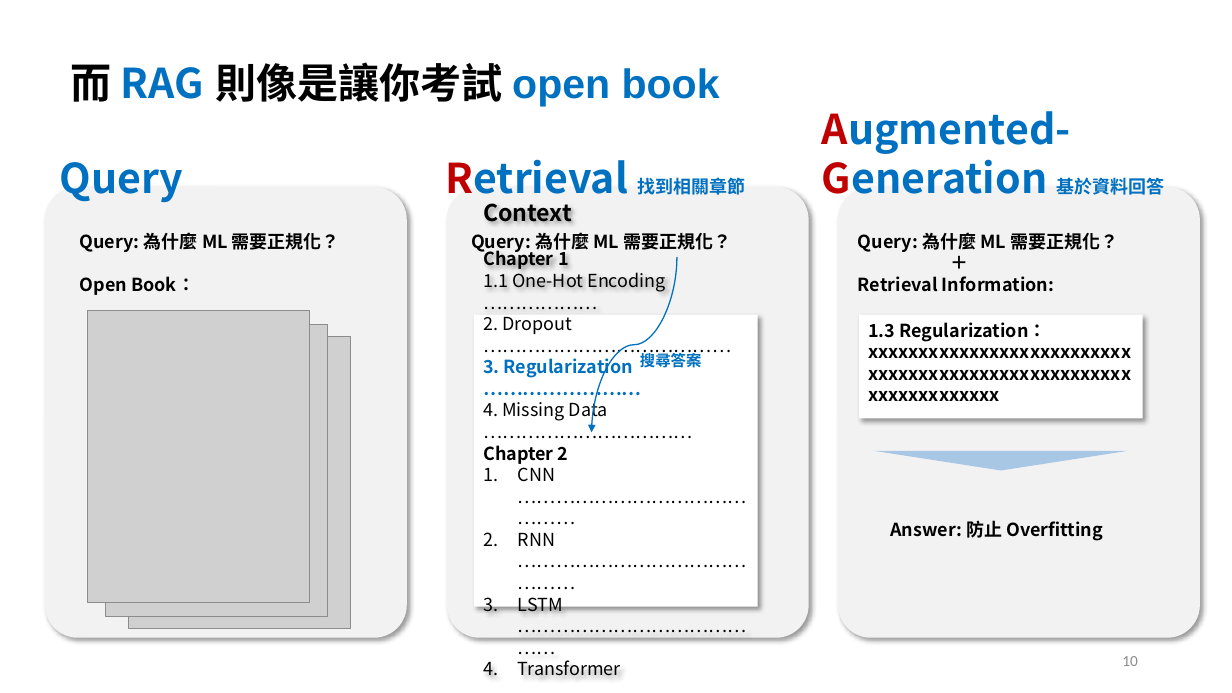
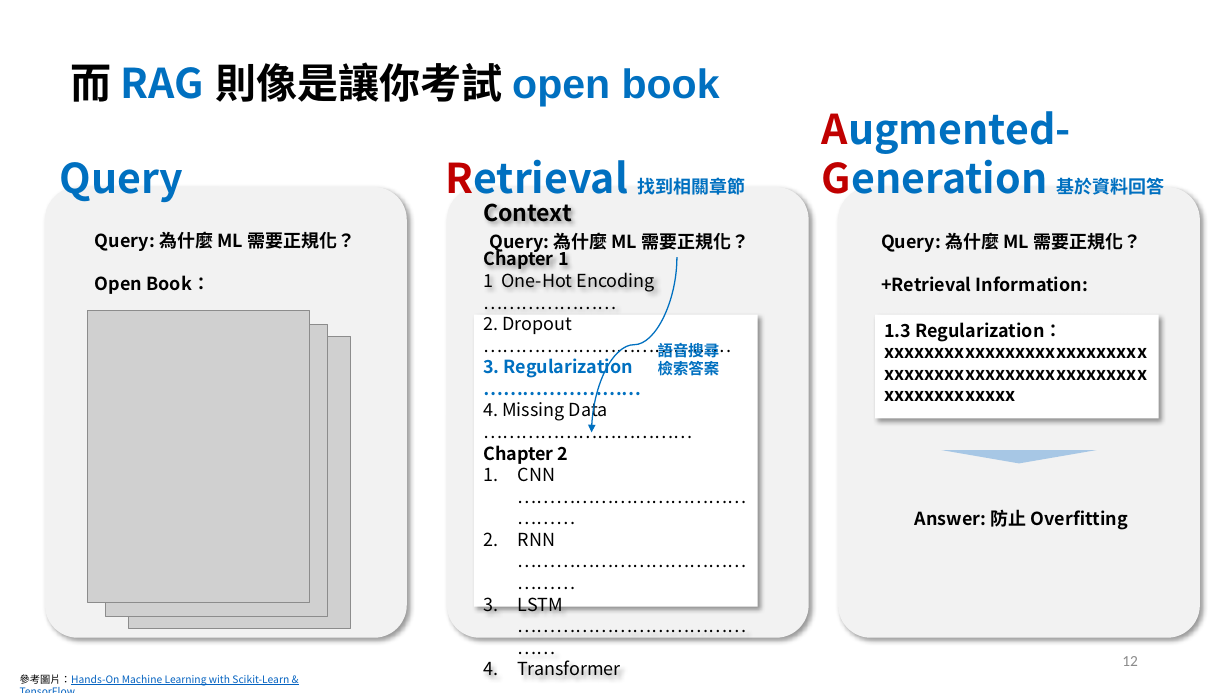
Before and after one commit to cathayins/llama_club, a slide deck: slide 13 of R1/R1.pptx (slide 11 before the commit). Drawn at 1232x693 pixels with LibreOffice and Linux fonts; fonts in the diff are those of the drawing; grey boxes stand for pictures. Boxes give left, top, right and bottom in pixels: in the first picture for what was removed or moved away, otherwise in the second. Text is boxed around its words. In the diff, an @@ line names an element or a change of style, - is before the commit and + after.

```diff
--- a/R1/R1.pptx
+++ b/R1/R1.pptx
@@ text "Query: 為什麼 ML 需要正規化？": place and size @@
-text "Query: 為什麼 ML 需要正規化？" at <box>80,232,340,295</box>
+text "Query: 為什麼 ML 需要正規化？" at <box>95,231,355,294</box>
@@ text "Query: 為什麼 ML 需要正規化？": place and size @@
-text "Query: 為什麼 ML 需要正規化？" at <box>471,232,731,254</box>
+text "Query: 為什麼 ML 需要正規化？" at <box>489,232,750,253</box>
@@ text "Query: 為什麼 ML 需要正規化？": place and size @@
-text "Query: 為什麼 ML 需要正規化？" at <box>858,232,1118,292</box>
+text "Query: 為什麼 ML 需要正規化？" at <box>881,232,1141,292</box>
@@ text in rectangle at <box>483,272,654,292</box>: text changed @@
-1.1 One-Hot Encoding ………………
+1 One-Hot Encoding …………………
@@ text at <box>881,276,1088,292</box>: text changed @@
-＋
-Retrieval Information:
++Retrieval Information:
@@ rectangle "1.3 Regularization：": place and size @@
-rectangle "1.3 Regularization：" at <box>860,315,1143,419</box>
+rectangle "1.3 Regularization：" at <box>875,315,1159,419</box>
@@ text at <box>658,340,720,379</box>: text changed @@
-搜尋答案
+語音搜尋
+檢索答案
@@ triangle: place and size @@
-triangle at <box>873,451,1128,470</box>
+triangle at <box>942,450,1097,463</box>
@@ text "Answer: 防止 Overfitting": place and size @@
-text "Answer: 防止 Overfitting" at <box>890,520,1103,541</box>
+text "Answer: 防止 Overfitting" at <box>915,509,1128,530</box>
@@ page number at <box>1122,656,1138,666</box>: text changed @@
-10
+12
@@ text added at <box>20,674,289,686</box>, 8 pt, text #0563C1, underline @@
+參考圖片：Hands-On Machine Learning with Scikit-Learn & TensorFlow
```
Also in this commit, not shown: 9 other slides changed, 2 slides added, 2 other files.
